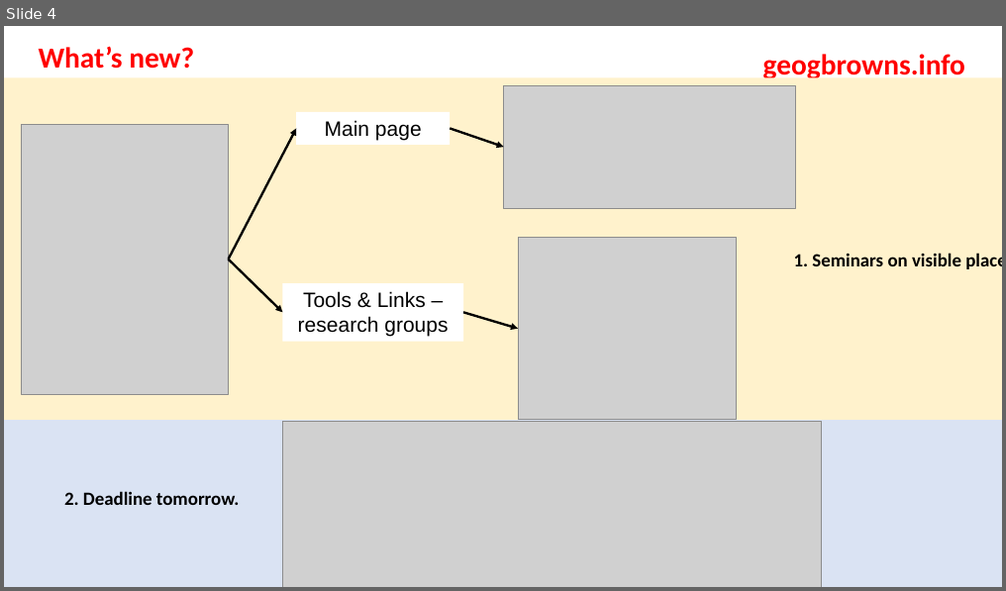
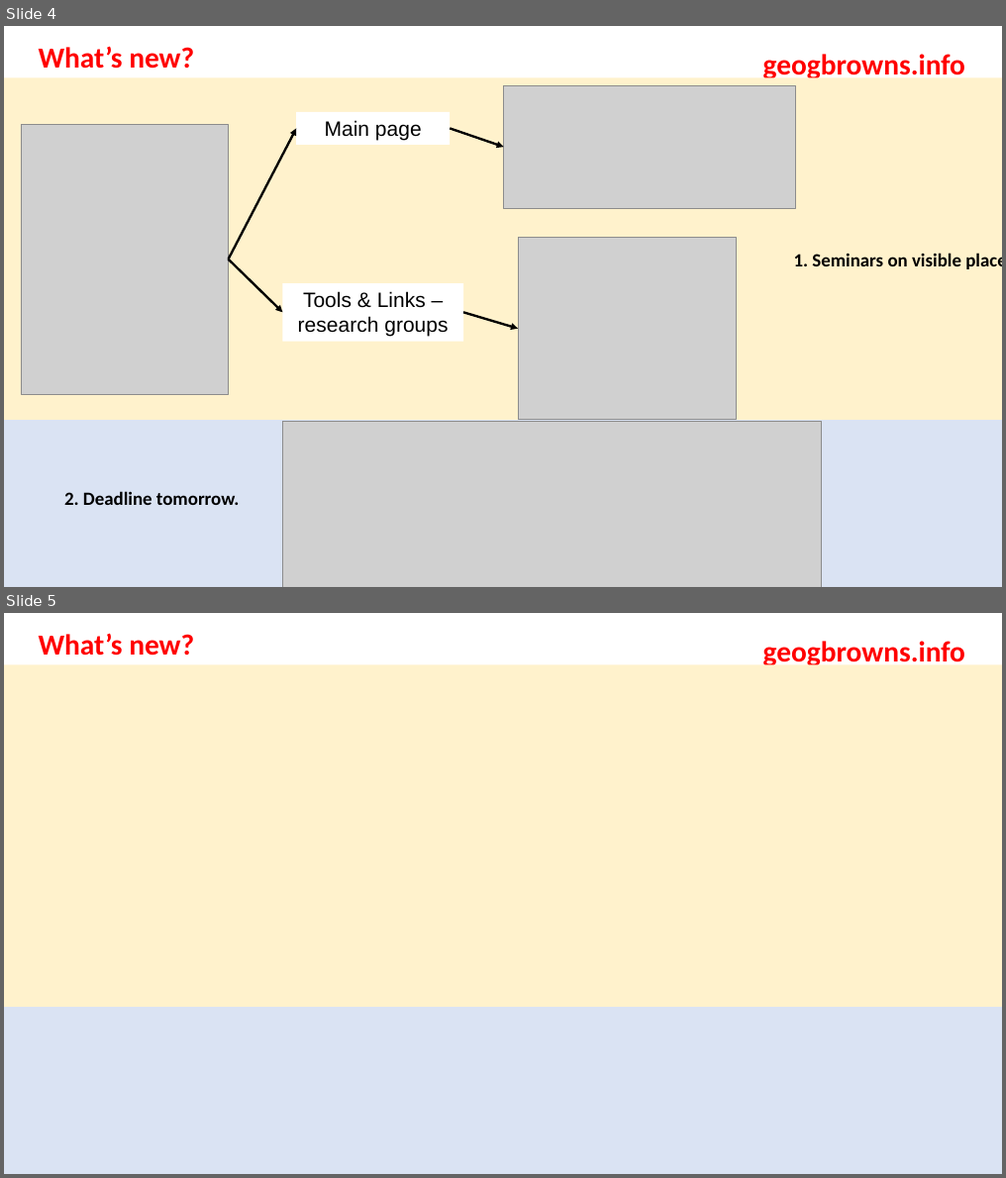
Before and after one commit to dmrom7/geogbrowns, a slide deck: news.pptx. Shown one above the other, each under a label of ours: slide 4 before the commit, slides 4 and 5 after it. The pictures are 1006x591 and 1006x1178 pixels, drawn with LibreOffice and Linux fonts; fonts in the diff are those of the drawing; grey boxes stand for pictures. Boxes give left, top, right and bottom in pixels: in the first picture for what was removed or moved away, otherwise in the second. Text is boxed around its words. In the diff, an @@ line names an element or a change of style, - is before the commit and + after.

```diff
--- a/news.pptx
+++ b/news.pptx
@@ slide 5 added at <box>4,613,1002,1174</box>, background #FFFFFF @@
@@ text added at <box>39,633,194,656</box>, 28 pt, text #FF0000, bold @@
+What’s new?
@@ text added at <box>763,641,965,669</box>, 28 pt, text #FF0000, bold @@
+geogbrowns.info
@@ rectangle added at <box>4,664,1002,1007</box>, fill #FFF2CC @@
@@ rectangle added at <box>4,992,1002,1174</box>, fill #DAE3F3 @@
```
Also in this commit, not shown: 1 other file.
